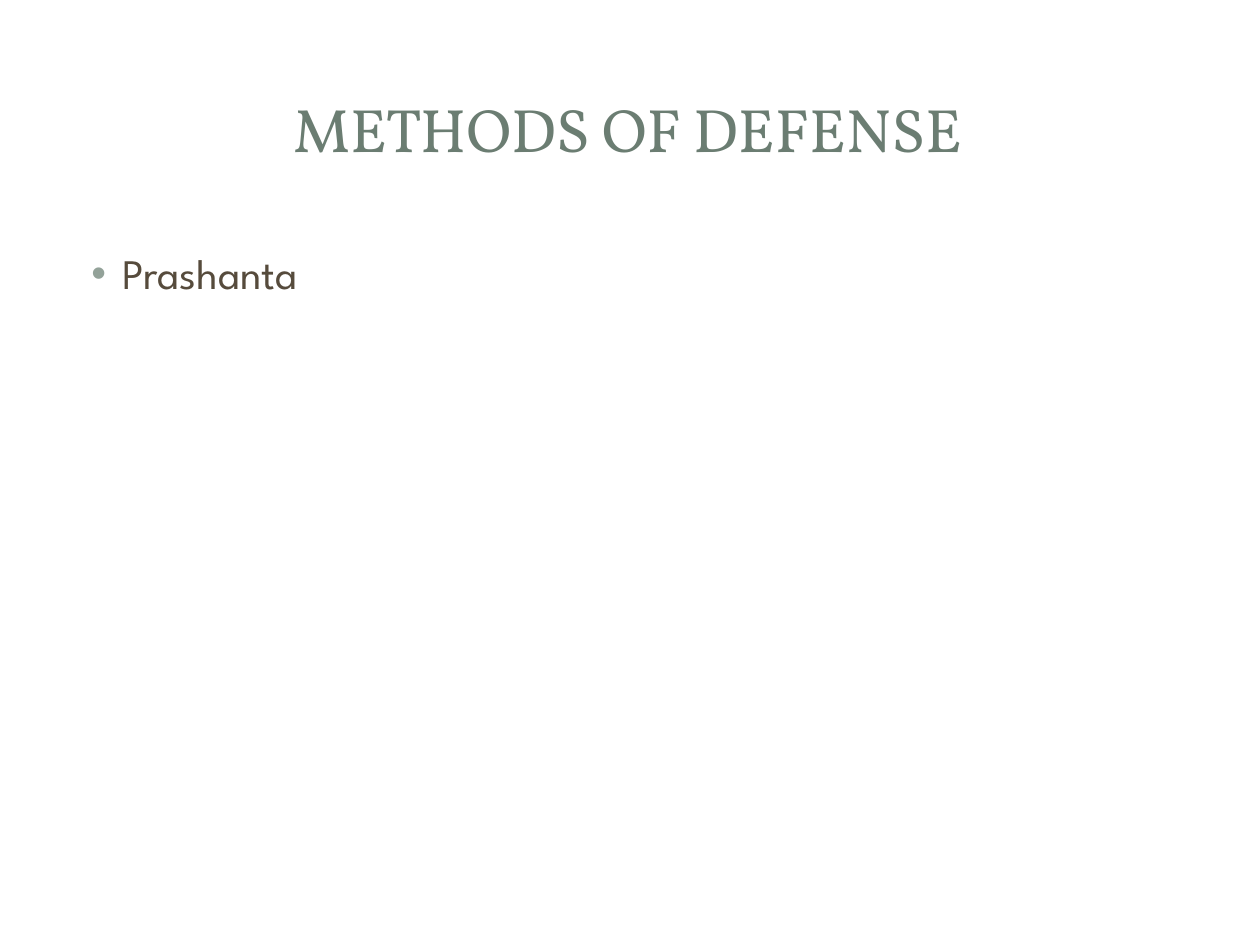
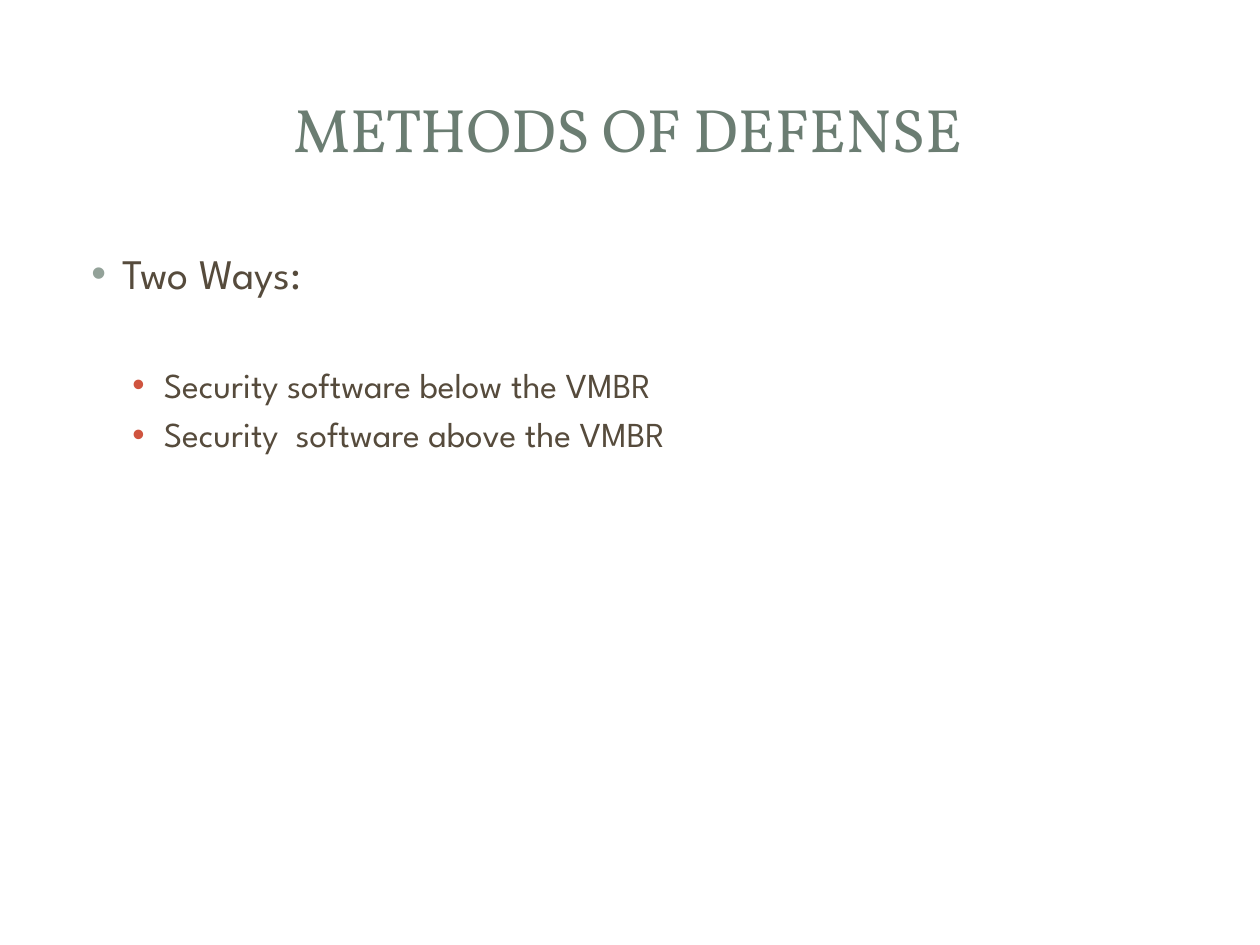
Before and after one commit to mjmalkowski11023/Computer-Security-2013, a slide deck: slide 8 of VMBR_Presentation.pptx. Drawn at 1260x945 pixels with LibreOffice and Linux fonts; fonts in the diff are those of the drawing; background and template pictures are left out. Boxes give left, top, right and bottom in pixels: in the first picture for what was removed or moved away, otherwise in the second. Text is boxed around its words. In the diff, an @@ line names an element or a change of style, - is before the commit and + after.

```diff
--- a/VMBR_Presentation.pptx
+++ b/VMBR_Presentation.pptx
@@ text at bbox=[123, 261, 665, 455]: text changed; size 24 to 20 pt @@
-• Prashanta
+• Two Ways:
+  • Security software below the VMBR
+  • Security software above the VMBR
```
Also in this commit, not shown: 1 other slide changed, 2 slides added.
